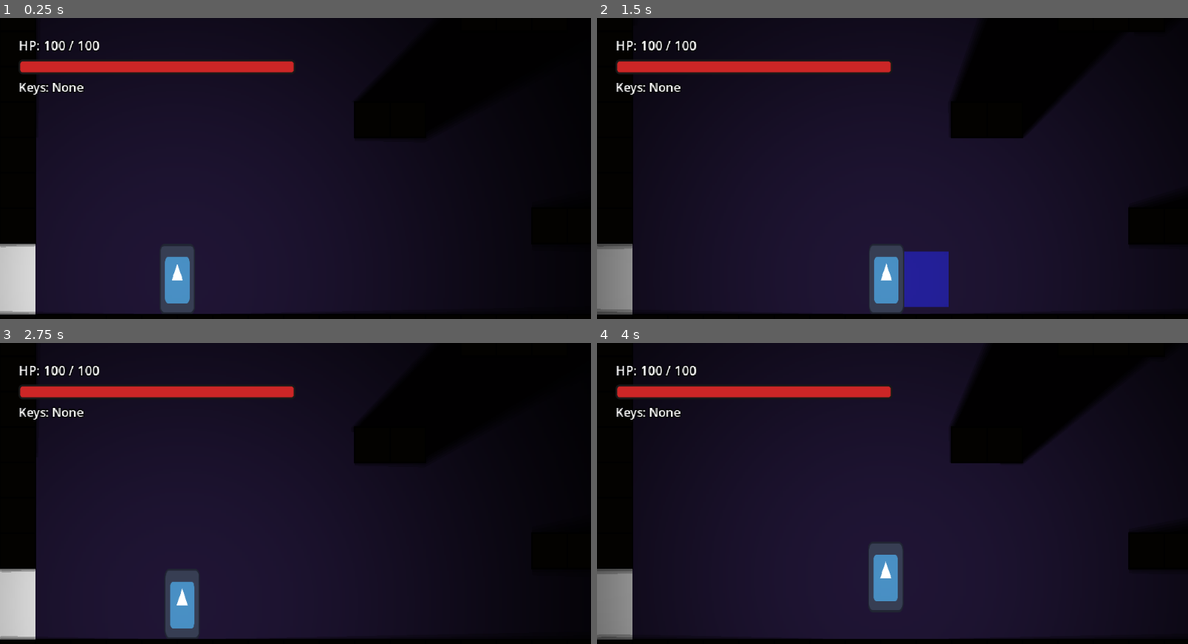
Above: before the commit, frames 1-4 (two rows, left to right).
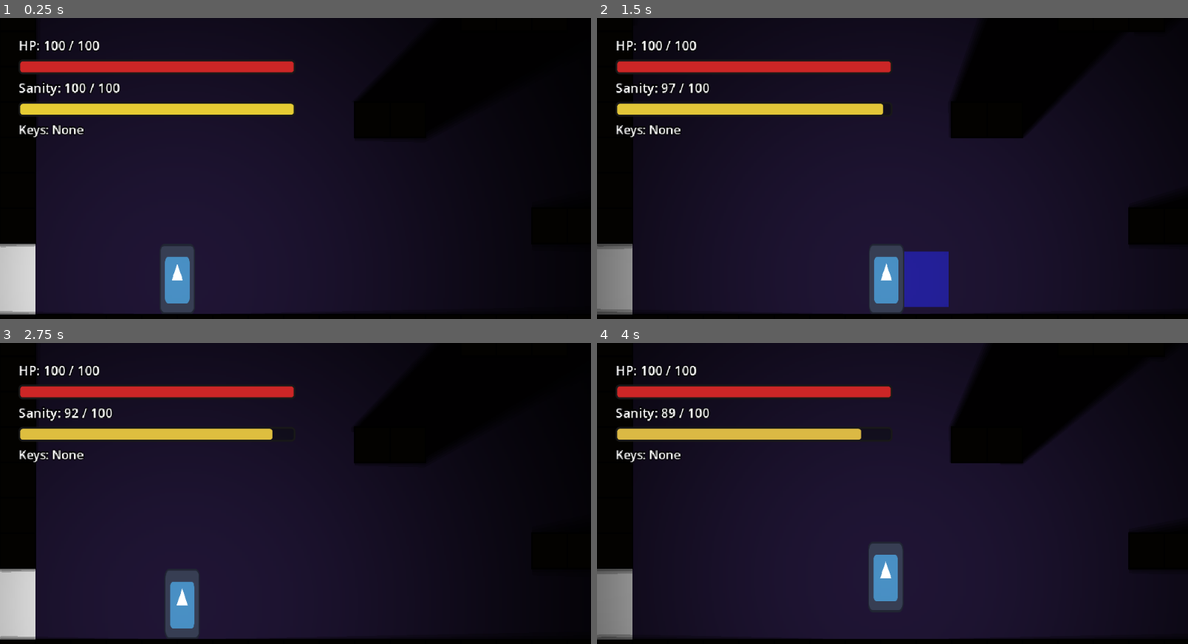
Above: after the commit, the same moments.

Repository: hikarirainbow/New-Project
Game: Godot game, scene res://scenes/levels/sandbox_level.tscn
The game is run twice, just before and just after one commit, with the same random seed, the same clock (stepped at 60 frames per second) and the same inputs. The engine's default icon, where the game draws it, is replaced by a stand-in: a white triangle on a blue panel in a dark square.
Inputs:
- Up to frame 1 (0.25 s): no input
- Up to frame 2 (1.5 s): tap Enter at 0.5 s; hold D (move_right) from 0.53 s (still down); tap X (attack) at 0.6, 1.35 s; tap Space (jump) at 0.77 s
- Up to frame 3 (2.75 s): tap Space (jump) at 1.52 s; release D (move_right) at 2.03 s; hold A (move_left) from 2.03 s (still down); tap C (dash) at 2.1 s; tap X (attack) at 2.3 s
- Up to frame 4 (4 s): release A (move_left) at 2.78 s; hold D (move_right) from 2.78 s (still down); tap X (attack) at 2.85, 3.6 s; tap Space (jump) at 3.02, 3.77 s

The runs differ from the first frame. In frame 1, 2.3% of the frame differs, in the area x 3-50%, y 21-40%; in frame 2, 2.2%; in frame 3, 2.1%; in frame 4, 2.1%.

Commit message:
Implement modular CorruptionComponent, sanity scaling, QTE decay scaling, and HUD integration

Diff:
--- a/scenes/player/components/attack_component.gd
+++ b/scenes/player/components/attack_component.gd
@@ -99,7 +99,11 @@
 func _on_attack_body_entered(body: Node2D) -> void:
 	if body.has_method("take_damage") and not bodies_hit_this_attack.has(body):
 		bodies_hit_this_attack.append(body)
-		body.take_damage(20, player.global_position)
+		var base_damage = 20
+		if player and player.has_node("CorruptionComponent"):
+			var corruption_node = player.get_node("CorruptionComponent")
+			base_damage = int(round(base_damage * corruption_node.get_attack_multiplier()))
+		body.take_damage(base_damage, player.global_position)
 
 func _draw() -> void:
 	if attack_timer > 0.0:
--- /dev/null
+++ b/scenes/player/components/corruption_component.gd
@@ -0,0 +1,90 @@
+class_name PlayerCorruptionComponent
+extends Node2D
+
+# Real-time change signal for HUD and visual effects
+signal sanity_changed(current_sanity: float)
+
+@onready var player: Player = get_parent()
+
+# Core tracking variables (0.0 = fully corrupted, 100.0 = fully sanctified)
+var sanity: float = 100.0
+var corruption: float = 0.0
+
+var _last_state: Player.State = Player.State.MOVE
+
+func _ready() -> void:
+	# Register component with parent player reference
+	player.set("corruption_component", self)
+	_last_state = player.current_state
+	emit_signal("sanity_changed", sanity)
+
+func _physics_process(delta: float) -> void:
+	# 1. State transition monitoring (instantaneous single-frame checks)
+	if player.current_state == Player.State.GRABBED and _last_state != Player.State.GRABBED:
+		# Transition to Subjugated state: instantly lose -15.0 sanity
+		subtract_sanity(15.0)
+
+	elif player.current_state == Player.State.MOVE and _last_state == Player.State.GRABBED:
+		# Successful QTE struggle escape: recover +10.0 sanity
+		add_sanity(10.0)
+
+	elif player.current_state == Player.State.DEFEATED and _last_state == Player.State.GRABBED:
+		# Failed struggle / defeated by quai: lose -30.0 sanity
+		subtract_sanity(30.0)
+
+	# Update cached state
+	_last_state = player.current_state
+
+	# 2. Continuous time-based polling (framerate independent decay/recovery)
+	if player.current_state == Player.State.DASH:
+		# Dash cost: 5.0 sanity total over 0.2s duration -> 25.0 / sec
+		subtract_sanity(delta * 25.0)
+
+	elif player.attack_component and player.attack_component.is_attacking():
+		# Melee attack costs: 2.0 / 3.0 / 5.0 total over 0.15s duration
+		var cost_per_sec = 13.33
+		match player.attack_component.current_combo_index:
+			0: cost_per_sec = 13.33   # 2.0 / 0.15
+			1: cost_per_sec = 20.0    # 3.0 / 0.15
+			2: cost_per_sec = 33.33   # 5.0 / 0.15
+		subtract_sanity(delta * cost_per_sec)
+
+	elif player.current_state == Player.State.MOVE:
+		# Passive recovery when idle/walking: +1.0 sanity / sec
+		add_sanity(delta * 1.0)
+
+# Helper to safely decrease sanity
+func subtract_sanity(amount: float) -> void:
+	if amount <= 0.0 or player.current_state == Player.State.DEFEATED:
+		return
+	sanity = max(0.0, sanity - amount)
+	corruption = 100.0 - sanity
+	emit_signal("sanity_changed", sanity)
+
+# Helper to safely increase sanity
+func add_sanity(amount: float) -> void:
+	if amount <= 0.0 or player.current_state == Player.State.DEFEATED:
+		return
+	sanity = min(100.0, sanity + amount)
+	corruption = 100.0 - sanity
+	emit_signal("sanity_changed", sanity)
+
+# Shrines/items recovery helper
+func purify(amount: float) -> void:
+	add_sanity(amount)
+
+# Public combat multipliers:
+# Sát thương gây ra (Attack multiplier): tăng tuyến tính lên tới 2.0x khi corruption chạm 100%
+func get_attack_multiplier() -> float:
+	return 1.0 + (corruption / 100.0) * 1.0
+
+# Sát thương nhận vào (Defense multiplier): tăng tuyến tính lên tới 1.5x khi corruption chạm 100%
+func get_defense_multiplier() -> float:
+	return 1.0 + (corruption / 100.0) * 0.5
+
+# Hệ số trừ thanh QTE trong trạng thái Subjugated
+# 0% corruption -> 2x decay (default)
+# 50% corruption -> 2.5x decay
+# 100% corruption -> 3x decay
+func get_qte_decay_multiplier() -> float:
+	return 2.0 + (corruption / 100.0) * 1.0
--- a/scenes/player/player.gd
+++ b/scenes/player/player.gd
@@ -24,11 +24,13 @@
 var last_qte_key: String = ""
 var _force_triple_knockback: bool = false
 var qte_indicator: Node2D = null
+var _h_scene_active: bool = false
 
 # Custom signal emitted on player defeat
 signal player_defeated
 # Key pickup signal
 signal key_collected(key_name: String)
+signal h_scene_triggered(enemy_node: Node2D)
 
 # Collected keys storage
 var keys: Array[String] = []
@@ -39,6 +41,8 @@
 @onready var dash_component = $DashComponent
 @onready var climb_component = $ClimbComponent
 @onready var animation_component = $AnimationComponent
+@onready var corruption_component = $CorruptionComponent
+
 
 
 func _ready():
@@ -156,8 +160,21 @@
 
 	move_and_slide()
 
-	# QTE progress decays linearly over time
-	qte_progress = max(0.0, qte_progress - delta * 15.0)
+	# QTE progress decays linearly over time scaled by the sanity/corruption component decay multiplier
+	var decay_multiplier = corruption_component.get_qte_decay_multiplier() if corruption_component else 2.0
+	qte_progress = max(0.0, qte_progress - delta * 15.0 * decay_multiplier)
+
+	# Check for close-range (5px) enemy H-scene trigger
+	if not _h_scene_active:
+		var enemies = get_tree().get_nodes_in_group("enemies")
+		for enemy in enemies:
+			if is_instance_valid(enemy) and enemy.has_method("is_alive") and enemy.is_alive():
+				var dist = global_position.distance_to(enemy.global_position)
+				if dist <= 5.0:
+					_h_scene_active = true
+					emit_signal("h_scene_triggered", enemy)
+					print("H-Scene Triggered with enemy: ", enemy.name)
+					break
 
 	# Calculate target input key instruction for HUD arrows
 	var next_key = "any"
@@ -210,9 +227,11 @@
 	current_state = State.GRABBED
 	qte_progress = 0.0
 	last_qte_key = ""
+	_h_scene_active = false
 	if qte_indicator:
 		qte_indicator.visible = true
 		qte_indicator.set_qte_state(0.0, qte_target, "any")
+
 
 # Override Actor.apply_knockback to support scaled 3x force during grabbed/QTE triggers
 func apply_knockback(source_position: Vector2, force: float = 250.0):
@@ -245,19 +264,24 @@
 	if current_state == State.DEFEATED or current_state == State.GRABBED or is_invincible:
 		return
 
+	# Scale incoming damage by corruption-based defense multiplier
+	var final_amount = amount
+	if corruption_component:
+		final_amount = int(round(amount * corruption_component.get_defense_multiplier()))
+
 	# Interrupt active actions on hit
 	attack_component.interrupt()
 	dash_component.interrupt()
 	climb_component.interrupt()
 
 	var is_below_half_hp = current_health < max_health * 0.5
-	var would_survive = (current_health - amount) > 0
+	var would_survive = (current_health - final_amount) > 0
 	var should_trigger_qte = is_below_half_hp and would_survive
 
 	if should_trigger_qte:
 		_force_triple_knockback = true
 
-	super(amount, source_position)
+	super(final_amount, source_position)
 
 	if should_trigger_qte:
 		_force_triple_knockback = false
--- a/scenes/player/player.tscn
+++ b/scenes/player/player.tscn
@@ -7,6 +7,8 @@
 [ext_resource type="Script" path="res://scenes/player/components/light_component.gd" id="5_light_component_gd"]
 [ext_resource type="Script" path="res://scenes/player/components/climb_component.gd" id="6_climb_component_gd"]
 [ext_resource type="Script" path="res://scenes/player/components/animation_component.gd" id="7_animation_component_gd"]
+[ext_resource type="Script" path="res://scenes/player/components/corruption_component.gd" id="8_corruption_component_gd"]
+
 
 [sub_resource type="RectangleShape2D" id="RectangleShape2D_player"]
 size = Vector2(28, 56)
@@ -125,3 +127,6 @@
 
 [node name="AnimationComponent" type="Node2D" parent="."]
 script = ExtResource("7_animation_component_gd")
+
+[node name="CorruptionComponent" type="Node2D" parent="."]
+script = ExtResource("8_corruption_component_gd")
--- a/scenes/ui/hud.gd
+++ b/scenes/ui/hud.gd
@@ -2,6 +2,8 @@
 
 @onready var health_bar   = $Control/MarginContainer/VBoxContainer/HealthBar
 @onready var health_label = $Control/MarginContainer/VBoxContainer/HealthLabel
+@onready var sanity_bar   = $Control/MarginContainer/VBoxContainer/SanityBar
+@onready var sanity_label = $Control/MarginContainer/VBoxContainer/SanityLabel
 @onready var key_label    = $Control/MarginContainer/VBoxContainer/KeyLabel
 @onready var screen_fade  = $Control/ScreenFade
 
@@ -39,6 +41,16 @@
 		player.key_collected.disconnect(_on_key_collected)
 	player.key_collected.connect(_on_key_collected)
 
+	# Thiết lập giá trị ban đầu và kết nối tín hiệu Sanity từ CorruptionComponent
+	if player.has_node("CorruptionComponent"):
+		var corruption_node = player.get_node("CorruptionComponent")
+		sanity_bar.max_value = 100.0
+		sanity_bar.value = corruption_node.sanity
+		_update_sanity_ui(corruption_node.sanity)
+		if corruption_node.sanity_changed.is_connected(_on_player_sanity_changed):
+			corruption_node.sanity_changed.disconnect(_on_player_sanity_changed)
+		corruption_node.sanity_changed.connect(_on_player_sanity_changed)
+
 # Xử lý sự kiện khi máu Player thay đổi (nhận sát thương hoặc hồi máu)
 func _on_player_health_changed(new_health):
 	var player = get_tree().get_first_node_in_group("player")
@@ -51,6 +63,23 @@
 # Cập nhật text hiển thị số lượng máu HP: X / Y
 func update_label(current, maximum):
 	health_label.text = "HP: %d / %d" % [current, maximum]
+
+# Xử lý sự kiện khi Sanity thay đổi
+func _on_player_sanity_changed(new_sanity):
+	var tween = create_tween()
+	tween.tween_property(sanity_bar, "value", new_sanity, 0.15).set_trans(Tween.TRANS_SINE).set_ease(Tween.EASE_OUT)
+	_update_sanity_ui(new_sanity)
+
+# Cập nhật nhãn và thay đổi màu sắc chuyển màu (Sacred Gold -> Demonic Purple)
+func _update_sanity_ui(sanity_val: float):
+	sanity_label.text = "Sanity: %d / 100" % int(round(sanity_val))
+	var fill_stylebox = sanity_bar.get_theme_stylebox("fill").duplicate()
+	if fill_stylebox is StyleBoxFlat:
+		# Gold = Color(0.9, 0.8, 0.2)
+		# Purple = Color(0.5, 0.1, 0.8)
+		var color = Color(0.5, 0.1, 0.8).lerp(Color(0.9, 0.8, 0.2), sanity_val / 100.0)
+		fill_stylebox.bg_color = color
+	sanity_bar.add_theme_stylebox_override("fill", fill_stylebox)
 
 # Fade out the screen to black
 func fade_to_black(duration: float = 0.15) -> Tween:
--- a/scenes/ui/hud.tscn
+++ b/scenes/ui/hud.tscn
@@ -26,6 +26,30 @@
 corner_radius_bottom_right = 4
 corner_radius_bottom_left = 4
 
+[sub_resource type="StyleBoxFlat" id="StyleBoxFlat_sanity_bg"]
+bg_color = Color(0.0509804, 0.0509804, 0.0784314, 0.588235)
+border_width_left = 2
+border_width_top = 2
+border_width_right = 2
+border_width_bottom = 2
+border_color = Color(0.0980392, 0.0980392, 0.0980392, 1)
+corner_radius_top_left = 4
+corner_radius_top_right = 4
+corner_radius_bottom_right = 4
+corner_radius_bottom_left = 4
+
+[sub_resource type="StyleBoxFlat" id="StyleBoxFlat_sanity_fill"]
+bg_color = Color(0.9, 0.8, 0.2, 1)
+border_width_left = 2
+border_width_top = 2
+border_width_right = 2
+border_width_bottom = 2
+border_color = Color(0.0980392, 0.0980392, 0.0980392, 0)
+corner_radius_top_left = 4
+corner_radius_top_right = 4
+corner_radius_bottom_right = 4
+corner_radius_bottom_left = 4
+
 [node name="HUD" type="CanvasLayer"]
 script = ExtResource("1_hud_gd")
 
@@ -43,7 +67,7 @@
 offset_left = 20.0
 offset_top = 20.0
 offset_right = 320.0
-offset_bottom = 90.0
+offset_bottom = 140.0
 
 [node name="VBoxContainer" type="VBoxContainer" parent="Control/MarginContainer"]
 layout_mode = 2
@@ -64,6 +88,21 @@
 value = 100.0
 show_percentage = false
 
+[node name="SanityLabel" type="Label" parent="Control/MarginContainer/VBoxContainer"]
+layout_mode = 2
+theme_override_colors/font_outline_color = Color(0, 0, 0, 1)
+theme_override_constants/outline_size = 4
+theme_override_font_sizes/font_size = 14
+text = "Sanity: 100 / 100"
+
+[node name="SanityBar" type="ProgressBar" parent="Control/MarginContainer/VBoxContainer"]
+custom_minimum_size = Vector2(0, 16)
+layout_mode = 2
+theme_override_styles/background = SubResource("StyleBoxFlat_sanity_bg")
+theme_override_styles/fill = SubResource("StyleBoxFlat_sanity_fill")
+value = 100.0
+show_percentage = false
+
 [node name="KeyLabel" type="Label" parent="Control/MarginContainer/VBoxContainer"]
 layout_mode = 2
 theme_override_colors/font_outline_color = Color(0, 0, 0, 1)
Not shown: 1 places in scenes/player/player.tscn that only renumber resources
Not shown: 1 places in scenes/ui/hud.tscn that only renumber resources
